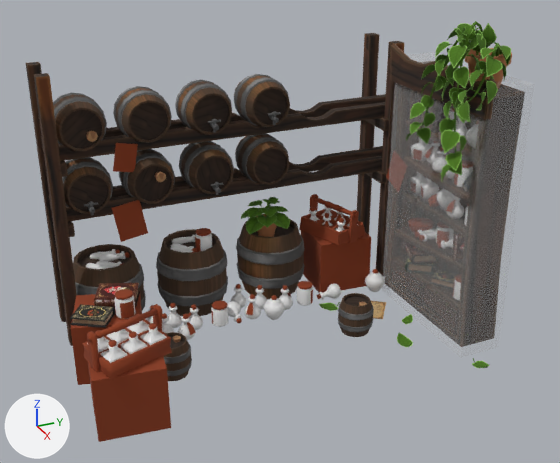
Before and after pictures for a commit that changed the FBX model Assets/Models/Visual/Counters/Counter_Sell.fbx.
One viewpoint serves both versions: a 50 mm camera at (10.15, -4.65, 7.46) aimed at (-0.45, 0.12, 2.17). The lights are fixed; the arrows at lower left show +X, +Y and +Z. The first picture is the older version. Where no turn or scale is listed for an object, it has been applied to the vertices. Vertices at exactly the same position are counted once.

Before the edit, the objects in view are built like this:
```python
mat_enviroment = principled_material('Enviroment')
mat_enviroment.texture = img_a_checker4_base_color_png
mat_enviroment.roughness = 1.0
me_counter_sell = bpy.data.meshes.new('counter_sell')
me_counter_sell.from_pydata(...)  # 22126 vertices, 22438 faces; spans x -3.11..1.76, y -3.36..3.69, z -0.02..5.49
# faces by material slot: [8041, 107, 598, 3841, 1950, 7901]
me_counter_sell.materials.append(mat_ingredients)  # its picture is missing
me_counter_sell.materials.append(mat_counters)  # its picture is missing
me_counter_sell.materials.append(mat_books)  # picture img_book_base_color_png
me_counter_sell.materials.append(mat_enviroment)  # picture img_a_checker4_base_color_png
me_counter_sell.materials.append(mat_plants)  # picture img_plants_base_color_1k_png
me_counter_sell.materials.append(mat_glass)  # white #e7e7e7
me_counter_sell_decale = bpy.data.meshes.new('counter_sell_decale')
me_counter_sell_decale.from_pydata([(-1.61, 2.9, -0.16), (-1.61, 2.9, 4.58), (-1.61, 3.71, -0.16), (-1.61, 3.71, 4.58), (1.03, 2.9, -0.16), (1.03, 2.9, 4.58), (1.03, 3.71, -0.16), (1.03, 3.71, 4.58)], [], [(0, 1, 3, 2), (6, 7, 5, 4), (4, 5, 1, 0), (7, 3, 1, 5)])
me_counter_sell_decale.materials.append(mat_decale)  # white #e7e7e7
ob_counter_sell = bpy.data.objects.new('Counter_Sell', me_counter_sell)
ob_counter_sell.location = (0.0, 0.0, 0.0)
ob_counter_sell_decale = bpy.data.objects.new('Counter_Sell_Decale', me_counter_sell_decale)
ob_counter_sell_decale.location = (0.0, 0.0, 0.0)
```
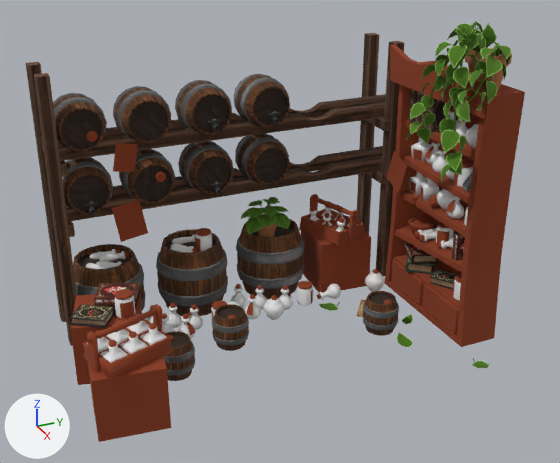
Changed parts and their boxes (x1, y1, x2, y2) in the pictures (560 x 463 px; the box of a moved part takes in the faces that stretch with it):
'Counter_Sell', surface changed, reshaped: before (26, 21, 512, 442); after (26, 21, 525, 442)
'Counter_Sell_Decale', deleted: before (382, 52, 535, 358)
part 1 of me_counter_sell, moved or reshaped: (175, 80, 232, 135) in both
part 2 of me_counter_sell, moved or reshaped: before (359, 302, 366, 306); after (384, 299, 392, 304)
part 3 of me_counter_sell, moved or reshaped: before (338, 293, 374, 337); after (362, 291, 399, 336)
part 4 of me_counter_sell, moved or reshaped: before (163, 332, 192, 381); after (163, 331, 195, 381)
part 5 of me_counter_sell, moved or reshaped: before (236, 219, 305, 299); after (212, 304, 249, 351)
part 6 of me_counter_sell, added: after (236, 219, 305, 299)
part 7 of me_counter_sell, moved or reshaped: (53, 86, 175, 214) in both
part 8 of me_counter_sell, moved or reshaped: (234, 74, 290, 185) in both
part 9 of me_counter_sell, moved or reshaped: before (73, 244, 146, 310); after (73, 244, 145, 310)
part 10 of me_counter_sell, moved or reshaped: before (173, 336, 181, 343); after (168, 335, 174, 342)
part 11 of me_counter_sell, surface changed: before (26, 33, 496, 346); after (26, 33, 525, 347)
part 12 of me_counter_sell, recoloured: before (86, 131, 181, 343); after (86, 131, 174, 342)
part 13 of me_counter_sell, recoloured: before (390, 44, 496, 120); after (385, 44, 525, 347)

Edits to the bpy script that builds the scene:
```text
Change mat_enviroment:
    where n2 = _N.new('ShaderNodeTexImage'); n2.name = 'Image Texture'
    n2.image: img_a_checker4_base_color_png -> img_enviroment_base_color_png
    add n3 = _N.new('ShaderNodeTexImage'); n3.name = 'Image Texture.001'
    add n3.image = img_enviroment_opacity_png
    where n0 = _N.new('ShaderNodeBsdfPrincipled'); n0.name = 'Principled BSDF'
    add _L.new(n3.outputs[0], n0.inputs[4])  # 'Color' to 'Alpha'
Change me_counter_sell:
    remove me_counter_sell.from_pydata(...)  # 22126 vertices, 22438 faces; spans x -3.11..1.76, y -3.36..3.69, z -0.02..5.49
    add me_counter_sell.from_pydata(...)  # 22384 vertices, 22650 faces; spans x -3.11..1.76, y -3.36..3.69, z -0.02..5.49
    me_counter_sell part 1: the loose piece of 209 vertices spanning x -2.86..-1.97, y -0.91..0.0, z 3.37..4.27 is turned 120.2 degrees about the x axis through its middle, then moved by (0.0, 0.0, -0.01)
    me_counter_sell part 2: the loose piece of 49 vertices spanning x -0.25..-0.11, y 1.53..1.66, z 0.48..0.61 is moved by (0.12, 0.45, 0.0), in mat_ingredients (its picture is missing)
    me_counter_sell part 3: the loose piece of 209 vertices spanning x -0.63..0.0, y 1.23..1.86, z 0.0..0.62 is turned -100.7 degrees about the z axis through its middle and scaled by 1.02, then moved by (0.12, 0.45, -0.01)
    me_counter_sell part 4: the loose piece of 209 vertices spanning x -0.7..-0.07, y -2.17..-1.54, z 0.0..0.62 is turned -24.3 degrees about the z axis through its middle and scaled by 1.02, then moved by (-0.01, 0.06, -0.01)
    me_counter_sell part 5: the loose piece of 209 vertices spanning x -3.11..-1.76, y 0.13..1.47, z 0.0..1.32 is turned 119.1 degrees about the z axis through its middle and scaled by 0.483, then moved by (1.59, -1.45, -0.36)
    me_counter_sell part 6: the loose piece of 209 vertices spanning x -3.11..-1.76, y 0.13..1.47, z 0.0..1.32 is copied, and the copy is turned 72.3 degrees about the z axis through its middle, then moved by (0.01, 0.0, 0.0); it spans x -3.1..-1.76, y 0.13..1.47, z 0.0..1.32
    me_counter_sell part 7: 305 vertices moved from x -2.86..-1.97, y -3.08..-1.09, z 2.29..4.27 to x -2.87..-1.97, y -3.08..-1.09, z 2.28..4.27; 419 vertices removed from x -2.86..-1.97, y -3.09..-1.55, z 2.27..4.28; 419 vertices added at x -2.87..-1.97, y -3.09..-1.54, z 2.27..4.27
    me_counter_sell part 8: 415 vertices removed from x -2.86..-1.97, y 0.18..1.09, z 2.27..4.27; 415 vertices added at x -2.87..-1.97, y 0.18..1.09, z 2.28..4.27
    me_counter_sell part 9: 208 vertices removed from x -3.11..-1.76, y -3.09..-1.74, z 0.0..1.32; 208 vertices added at x -3.11..-1.77, y -3.09..-1.74, z 0.0..1.32
    me_counter_sell part 10: 47 vertices moved from x -0.52..-0.39, y -1.8..-1.67, z 0.48..0.61 to x -0.59..-0.45, y -1.91..-1.78, z 0.48..0.61
    me_counter_sell part 11: 1659 kept faces spanning x -3.09..1.04, y -3.25..3.66, z -0.02..4.75 get new texture (UV) coordinates
    me_counter_sell part 12: 144 faces spanning x -2.16..-0.45, y -2.57..-1.33, z 0.48..3.77 switch from mat_enviroment (picture img_a_checker4_base_color_png) to mat_ingredients (its picture is missing)
    me_counter_sell part 13: 81 faces spanning x -1.76..1.04, y 2.86..3.66, z 0.0..4.75 switch from mat_enviroment (picture img_a_checker4_base_color_png) to mat_counters (its picture is missing)
    other edits to the shape of me_counter_sell do not show in these pictures
Remove ob_counter_sell_decale:
    ob_counter_sell_decale = bpy.data.objects.new('Counter_Sell_Decale', me_counter_sell_decale)
```
